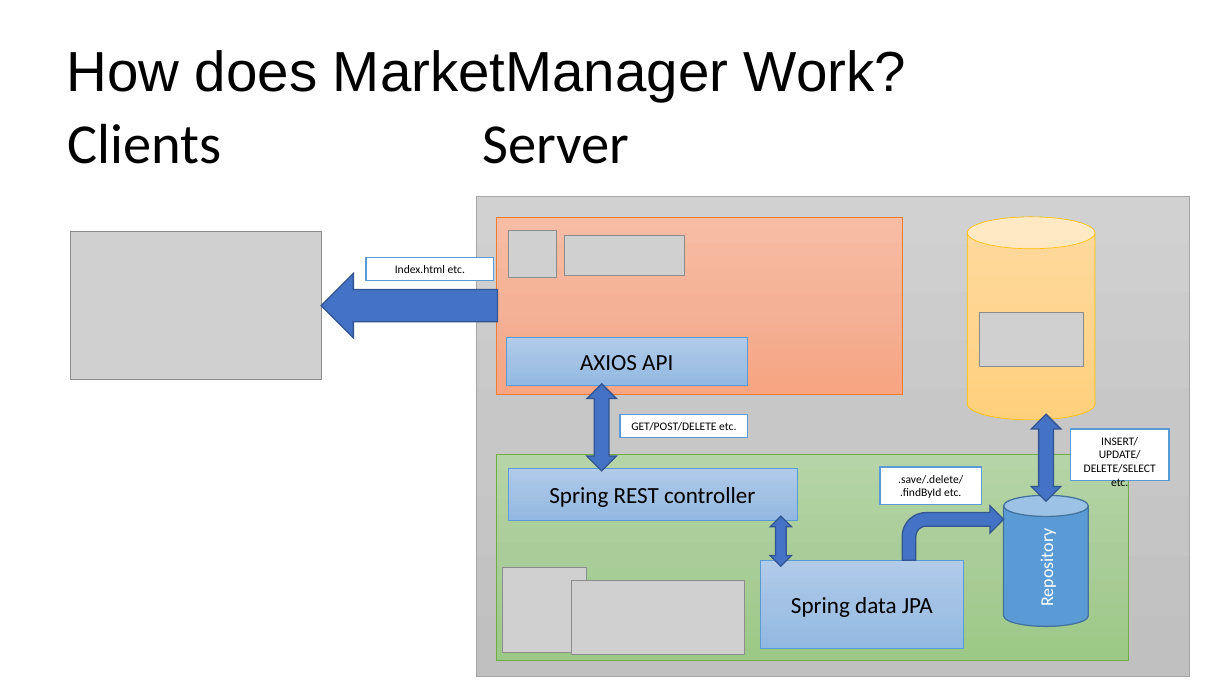
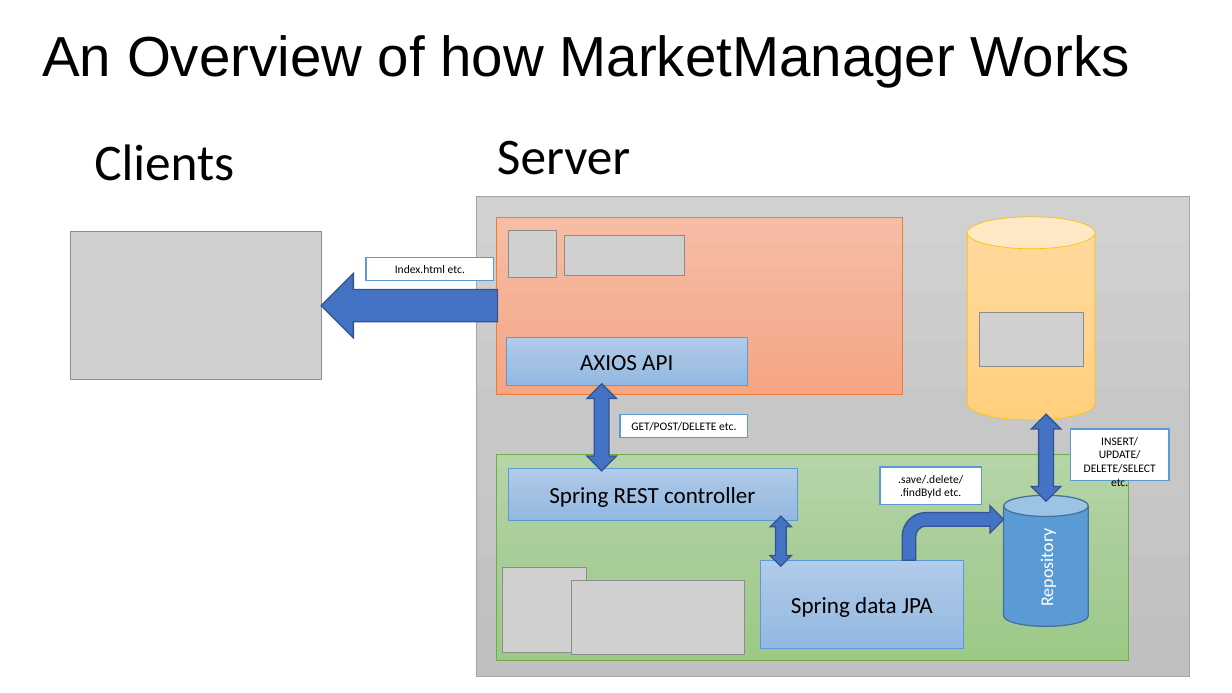
Before and after one commit to jash2002/MarketManager, a slide deck: slide 8 of docs/MarketManager Presentation.pptx. Drawn at 1232x693 pixels with LibreOffice and Linux fonts; fonts in the diff are those of the drawing; grey boxes stand for pictures. Boxes give left, top, right and bottom in pixels: in the first picture for what was removed or moved away, otherwise in the second. Text is boxed around its words. In the diff, an @@ line names an element or a change of style, - is before the commit and + after.

Commit message:
Updated presentation

```diff
--- a/docs/MarketManager Presentation.pptx
+++ b/docs/MarketManager Presentation.pptx
@@ text at (42, 35, 1130, 86): text changed @@
-How does MarketManager Work?
+An Overview of how MarketManager Works
@@ text "Server": place and size @@
-text "Server" at (483, 126, 630, 164)
+text "Server" at (497, 140, 630, 175)
@@ text "Server" at (497, 140, 630, 175): size 44 to 40 pt @@
@@ text "Clients" at (94, 144, 234, 181): size 44 to 40 pt @@
@@ text "Clients": place and size @@
-text "Clients" at (67, 123, 221, 164)
+text "Clients" at (94, 144, 234, 181)
```
Also in this commit, not shown: 1 other slide changed.
